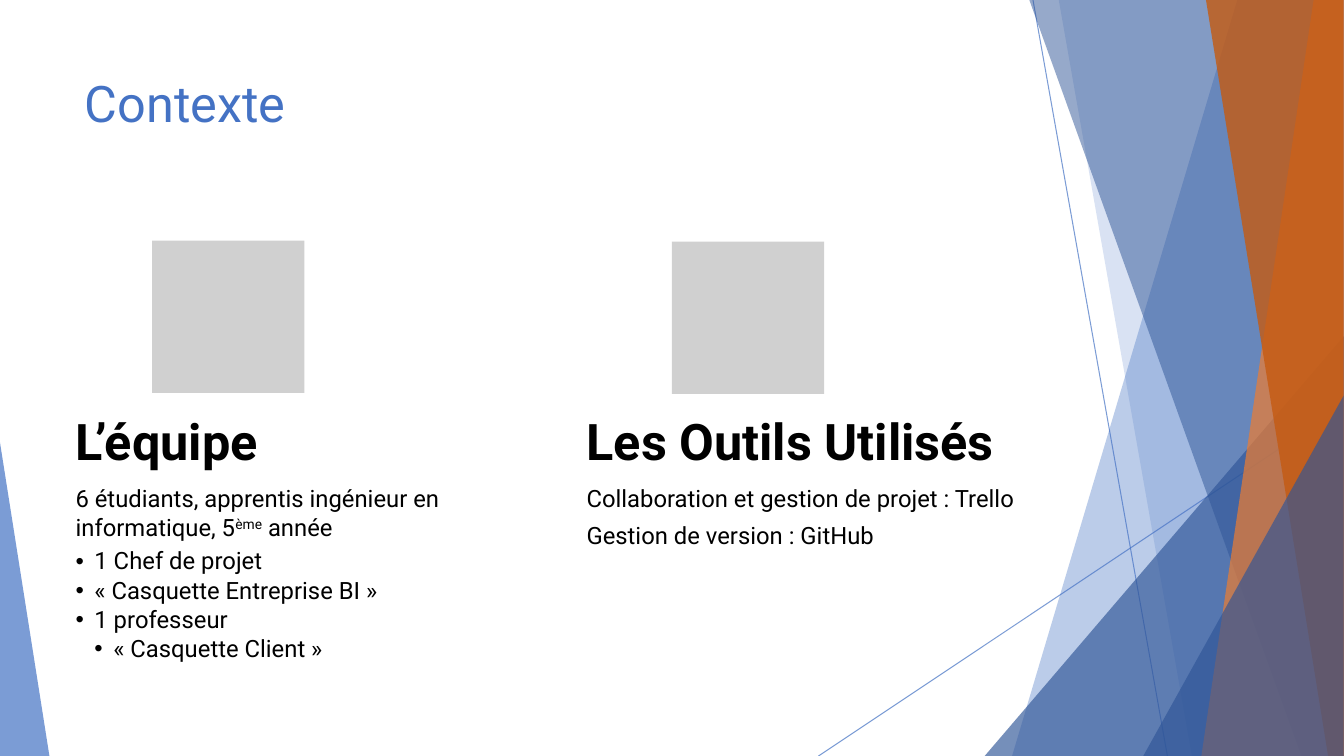
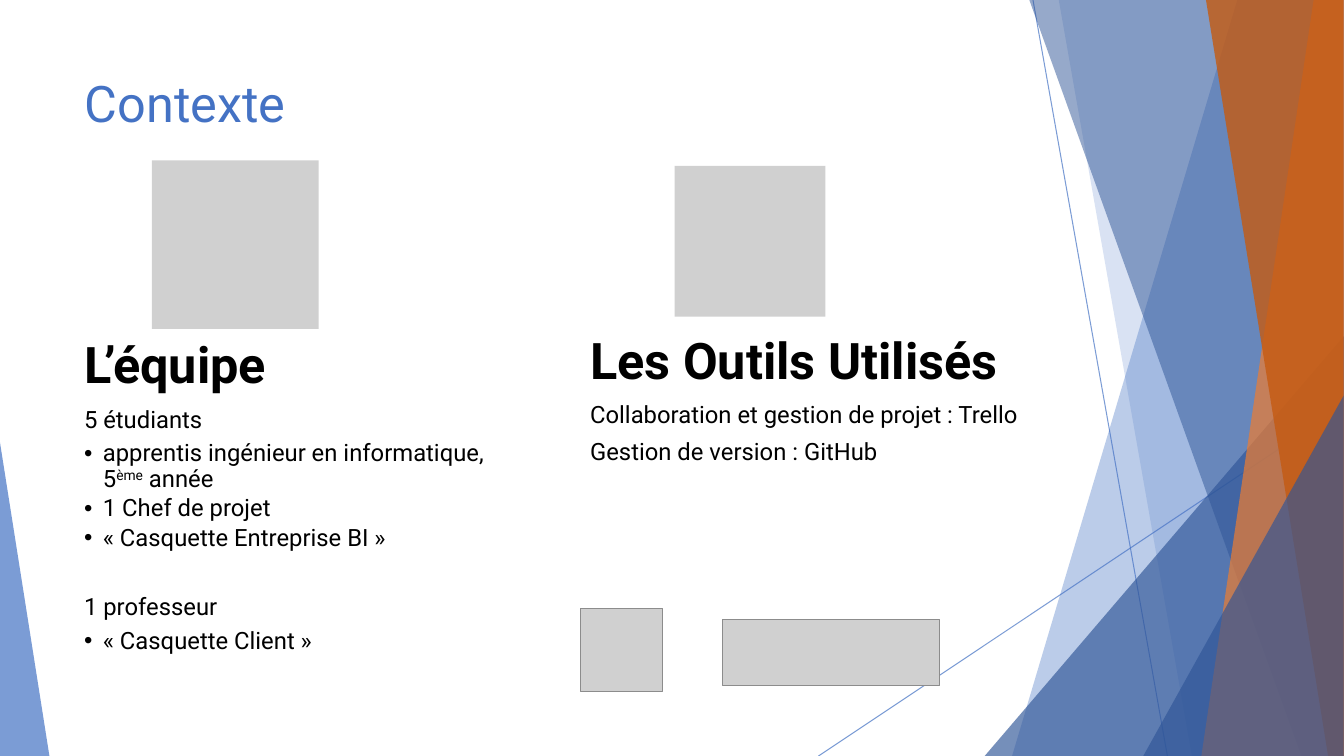
Before and after one commit to ThomasGille/Projet-BI, a slide deck: slide 4 of Ressources/Soutenance Projet-BI.pptx. Drawn at 1344x756 pixels with LibreOffice and Linux fonts; fonts in the diff are those of the drawing; grey boxes stand for pictures. Boxes give left, top, right and bottom in pixels: in the first picture for what was removed or moved away, otherwise in the second. Text is boxed around its words. In the diff, an @@ line names an element or a change of style, - is before the commit and + after.

```diff
--- a/Ressources/Soutenance Projet-BI.pptx
+++ b/Ressources/Soutenance Projet-BI.pptx
@@ picture added at [152,160,319,329] @@
@@ picture: place and size @@
-picture at [673,242,825,394]
+picture at [675,166,826,318]
@@ picture removed at [152,241,304,393] @@
@@ text "Les Outils Utilisés": place and size @@
-text "Les Outils Utilisés" at [587,422,994,461]
+text "Les Outils Utilisés" at [590,341,997,380]
@@ text "L’équipe": place and size @@
-text "L’équipe" at [76,422,258,471]
+text "L’équipe" at [84,345,266,394]
@@ text at [84,410,483,488]: text changed @@
-6 étudiants, apprentis ingénieur en informatique, 5ème année
+5 étudiants
+  • apprentis ingénieur en informatique, 5ème année
@@ text "5 étudiants": place and size @@
-text "5 étudiants" at [76,489,439,662]
+text "5 étudiants" at [84,410,483,654]
@@ text "Collaboration et gestion de projet ...": place and size @@
-text "Collaboration et gestion de projet ..." at [587,489,1014,545]
+text "Collaboration et gestion de projet ..." at [590,405,1017,461]
@@ text at [84,597,295,654]: bullet • to none; list level 2 to 1 in "1 professeur"; line spacing 0.9 to 1; list level 3 to 2 in "« Casquette Client »" @@
@@ picture added at [581,609,663,692] @@
@@ picture added at [723,619,941,686] @@
```
Also in this commit, not shown: 4 other slides changed, 8 slides added, 1 slide removed, 4 other files.
